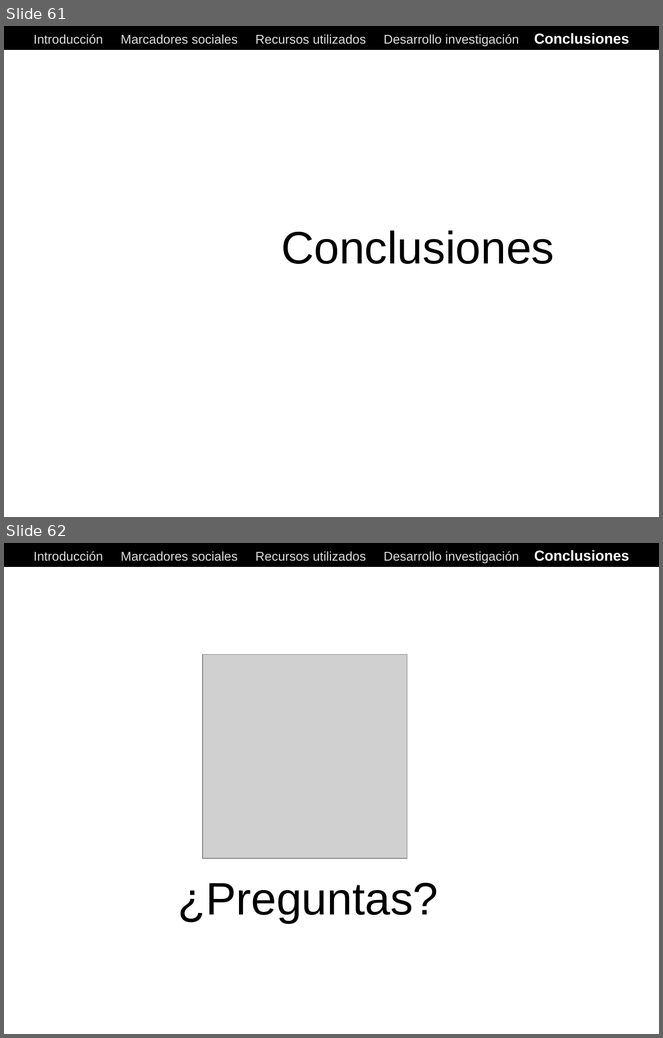
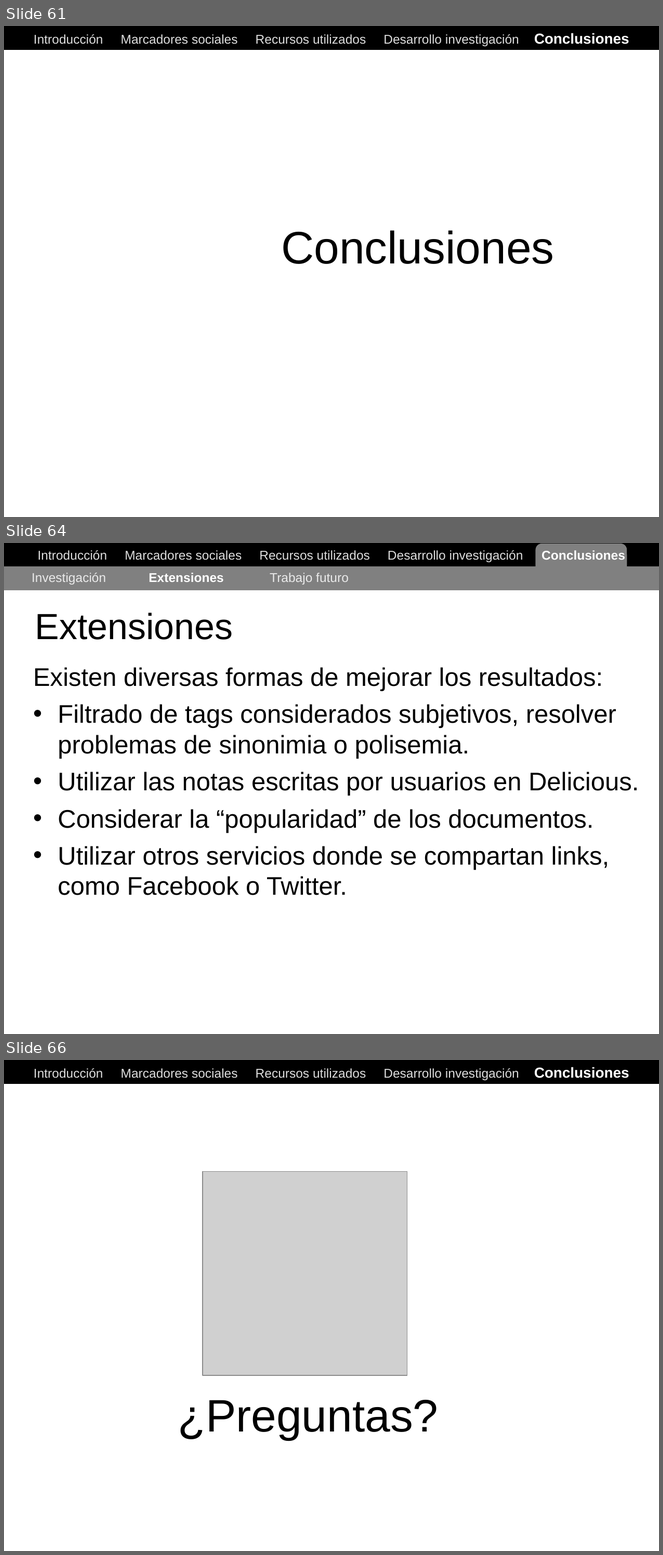
Before and after one commit to ak907kenai/nicotournetesis, a slide deck: docs_trunk/Nicolás Tourné - Presentación Tesis (v1).ppt. Shown one above the other, each under a label of ours: slides 61 and 62 before the commit, slides 61, 64 and 66 after it; the slides between them are not shown. The pictures are 663x1038 and 663x1555 pixels, drawn with LibreOffice and Linux fonts; fonts in the diff are those of the drawing; grey boxes stand for pictures. Boxes give left, top, right and bottom in pixels: in the first picture for what was removed or moved away, otherwise in the second. Text is boxed around its words. In the diff, an @@ line names an element or a change of style, - is before the commit and + after.

```diff
--- a/docs_trunk/Nicolás Tourné - Presentación Tesis (v1).ppt
+++ b/docs_trunk/Nicolás Tourné - Presentación Tesis (v1).ppt
@@ slide 64 added at [4, 543, 659, 1034], background #FFFFFF @@
@@ rectangle added at [4, 543, 659, 566], fill #000000, outline #000000 0.74 pt @@
@@ text added at [38, 550, 625, 562], 14 pt, text #DDDDDD @@
+Introducción Marcadores sociales Recursos utilizados Desarrollo investigación Conclusiones
@@ rounded rectangle added at [535, 544, 627, 583], fill #808080 @@
@@ rectangle added at [4, 566, 659, 590], fill #808080 @@
@@ text added at [32, 573, 349, 585], 14 pt, text #EAEAEA @@
+Investigación Extensiones Trabajo futuro
@@ title added at [35, 613, 233, 640], 40 pt, text #000000 @@
+Extensiones
@@ text added at [33, 667, 639, 896], 28 pt, text #000000 @@
+Existen diversas formas de mejorar los resultados:
+• Filtrado de tags considerados subjetivos, resolver problemas de sinonimia o polisemia.
+• Utilizar las notas escritas por usuarios en Delicious.
+• Considerar la “popularidad” de los documentos.
+• Utilizar otros servicios donde se compartan links, como Facebook o Twitter.
@@ what was slide 62 is now slide 66 @@
```
Also in this commit, not shown: 3 other slides added, 1 other file.
